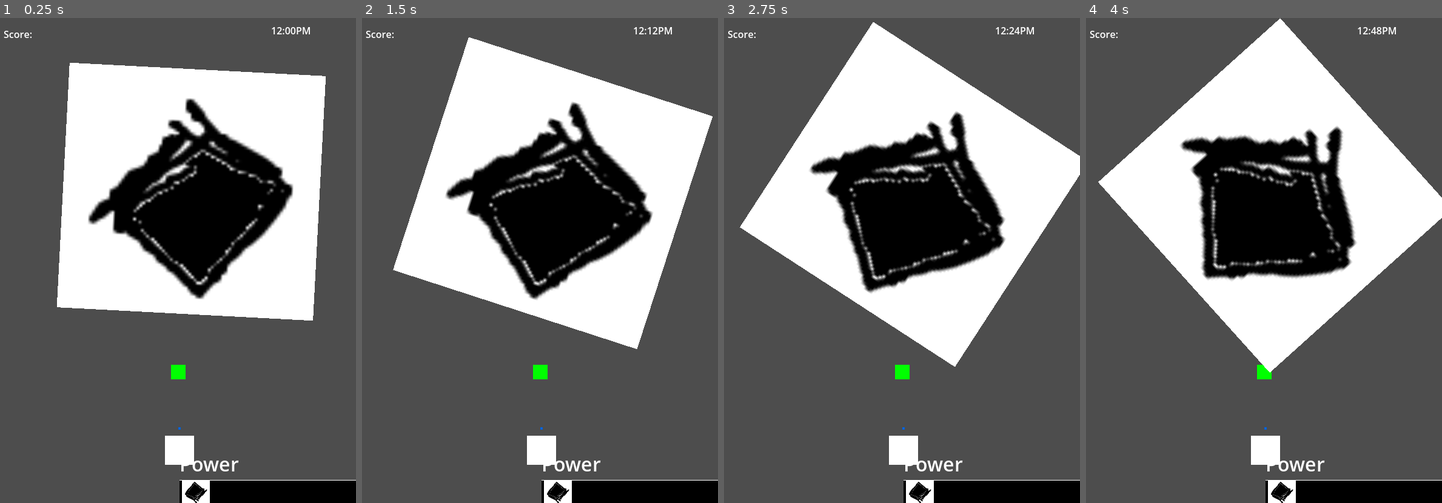
Above: before the commit, frames 1-4 (left to right).
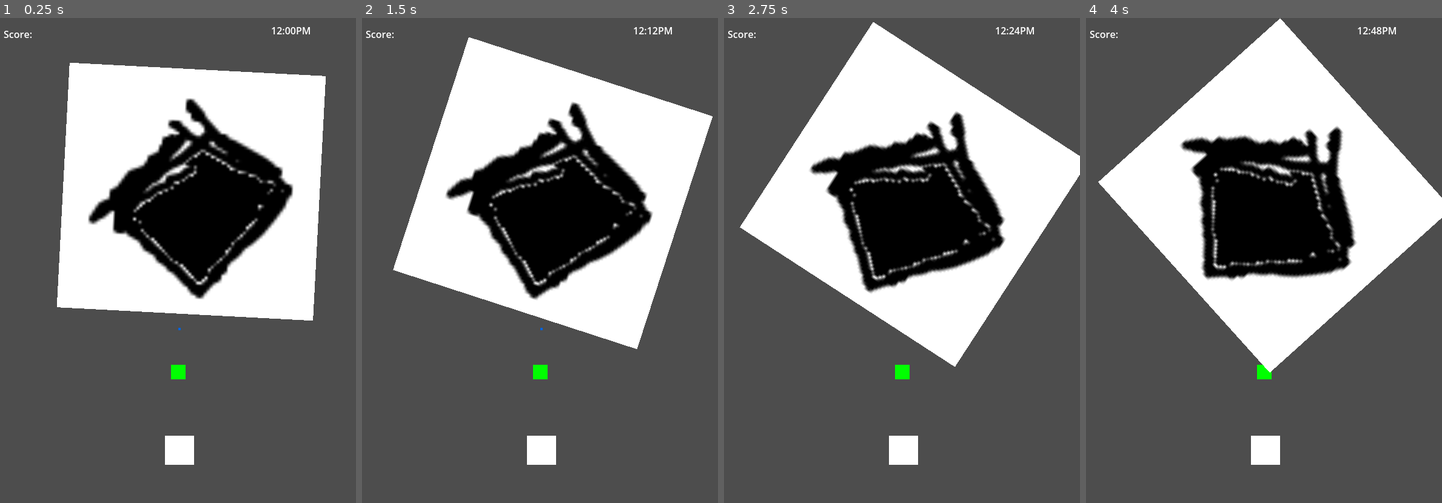
Above: after the commit, the same moments.

Repository: AndrewJDGalga/ggj2024
Game: Godot game, scene res://levels/testaj.tscn
Same seed, same stepped clock (60 frames per second), same inputs: the game is played once before the commit and once after it. The project has no main scene, so this scene is started directly.
Inputs:
- Up to frame 1 (0.25 s): no input
- Up to frame 2 (1.5 s): tap Enter (ui_accept) at 0.5, 0.77 s; hold Up (action1) 0.53-1.28 s; tap Up (action1) at 1.35 s
- Up to frame 3 (2.75 s): tap Enter (ui_accept) at 1.52 s; hold Down (action2) from 2.03 s (still down); tap Up (action1) at 2.3 s
- Up to frame 4 (4 s): release Down (action2) at 2.78 s; tap Up (action1) at 2.85 s; tap Enter (ui_accept) at 3.02, 3.77 s; hold Up (action1) from 3.53 s (still down)

The runs differ from the first frame. In frame 1, 2.5% of the frame differs, in the area x 50-100%, y 63-100%; in frame 2, 2.5%; in frame 3, 2.5%; in frame 4, 2.5%.

Commit message:
fixing placement of lure

Diff:
--- a/entities/curtis.gd
+++ b/entities/curtis.gd
@@ -80,14 +80,15 @@
 				print("catch fail")
 				game_manager.cur_state = game_manager.PLAY_STATE.LINE_UP
 			game_manager.PLAY_STATE.TEST:
-				golf_meter_h.visible = true
-				golf_meter_h.start()
-
-				golf_meter_v.visible = false
-
-				if Input.is_action_just_pressed("action1"):
-					print(golf_meter_h.get_percent())
-					golf_meter_h.stop()
+				lure.position.y = -200
+				#golf_meter_h.visible = true
+				#golf_meter_h.start()
+				#
+				#golf_meter_v.visible = false
+				#
+				#if Input.is_action_just_pressed("action1"):
+					#print(golf_meter_h.get_percent())
+					#golf_meter_h.stop()
 
 
 				#if Input.is_action_just_pressed("ui_accept"):
@@ -134,6 +135,7 @@
 
 
 func _on_fishing_lure_successful_landing():
+	print("success")
 	if game_manager.cur_state == game_manager.PLAY_STATE.CASTING:
 		game_manager.cur_state = game_manager.PLAY_STATE.CAST_SUCCEED
 
--- a/entities/curtis.tscn
+++ b/entities/curtis.tscn
@@ -51,5 +51,6 @@
 
 [node name="GolfMeterV" parent="." instance=ExtResource("6_6jjox")]
 
+[connection signal="successful_landing" from="fishing_lure" to="." method="_on_fishing_lure_successful_landing"]
 [connection signal="animation_finished" from="AnimationPlayer" to="." method="_on_animation_player_animation_finished"]
 [connection signal="has_failed" from="FishCatchMeter" to="." method="_on_fish_catch_meter_has_failed"]
